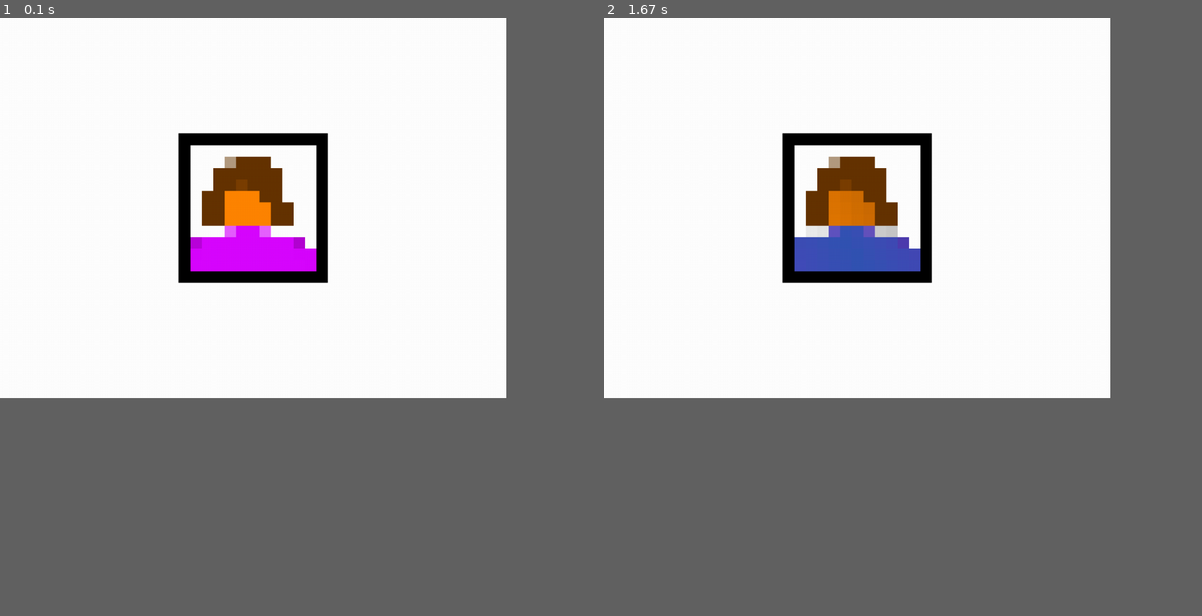
Above: before the commit, frames 1-2 (left to right).
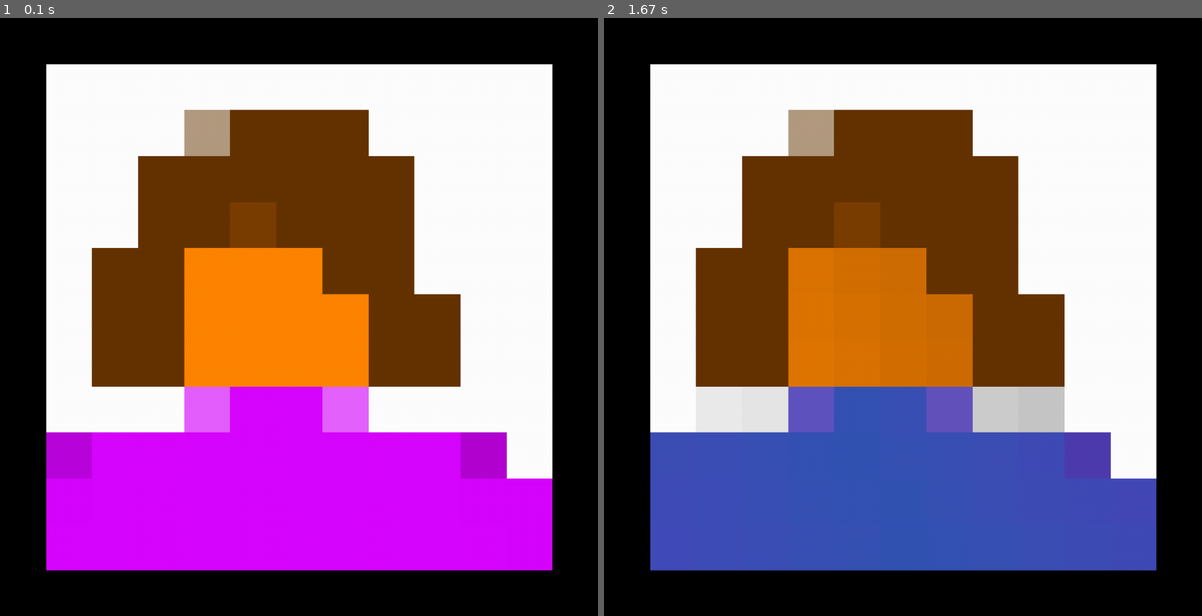
Above: after the commit, the same moments.

Repository: migouche/Profile-Picture-Generator
Game: pygame game, started from UI test.py
Two runs of this game, one before a commit and one after it. Both use one fixed random seed, a clock stepped at 60 frames per second and the inputs below.
Inputs:
- Up to frame 1 (0.1 s): no input
- Up to frame 2 (1.67 s): hold Right 0.33-0.8 s; hold Right 0.83-1.3 s; hold Left from 1.33 s (still down)
In our replay, the window is 762x572 before the commit and 900x900 after it. These sizes can differ from the game's own. Grey fills any space a smaller window leaves; there, only what the larger window draws over its background counts as a difference.

The runs differ from the first frame. In frame 1, 63% of the frame differs, in the area x 0-93%, y 0-93%; in frame 2, 63%.

Commit message:
changed variables values

Diff:
--- a/UI test.py
+++ b/UI test.py
@@ -1,7 +1,7 @@
 from pygamemig import *
 import os
 
-window = Window(800, 600)
+window = Window(944, 944)
 bodyIdx = 0
 hairIdx = 0
 
@@ -11,13 +11,13 @@
 #pic = Object("img/faces/" + os.listdir("img/faces")[img_idx], Vector2(200, 200))
 #pic.transform.setPos(Vector2(window.width / 2, window.height / 2))
 
-bodyPic = Object(bodyPath + os.listdir(bodyPath)[0], Vector2(200, 200))
+bodyPic = Object(bodyPath + os.listdir(bodyPath)[0], Vector2(800, 800))
 bodyPic.transform.setPos((Vector2(window.width / 2, window.height / 2)))
 
-hairPic = Object(hairPath + os.listdir(hairPath)[0], Vector2(200, 200))
+hairPic = Object(hairPath + os.listdir(hairPath)[0], Vector2(800, 800))
 hairPic.transform.setPos(Vector2(window.width / 2, window.height / 2))
 
-frame = Object("img/marco.png", Vector2(236, 236))
+frame = Object("img/marco.png", Vector2(944, 944))
 frame.transform.setPos(Vector2(window.width / 2, window.height / 2))
 
 while window.running:
